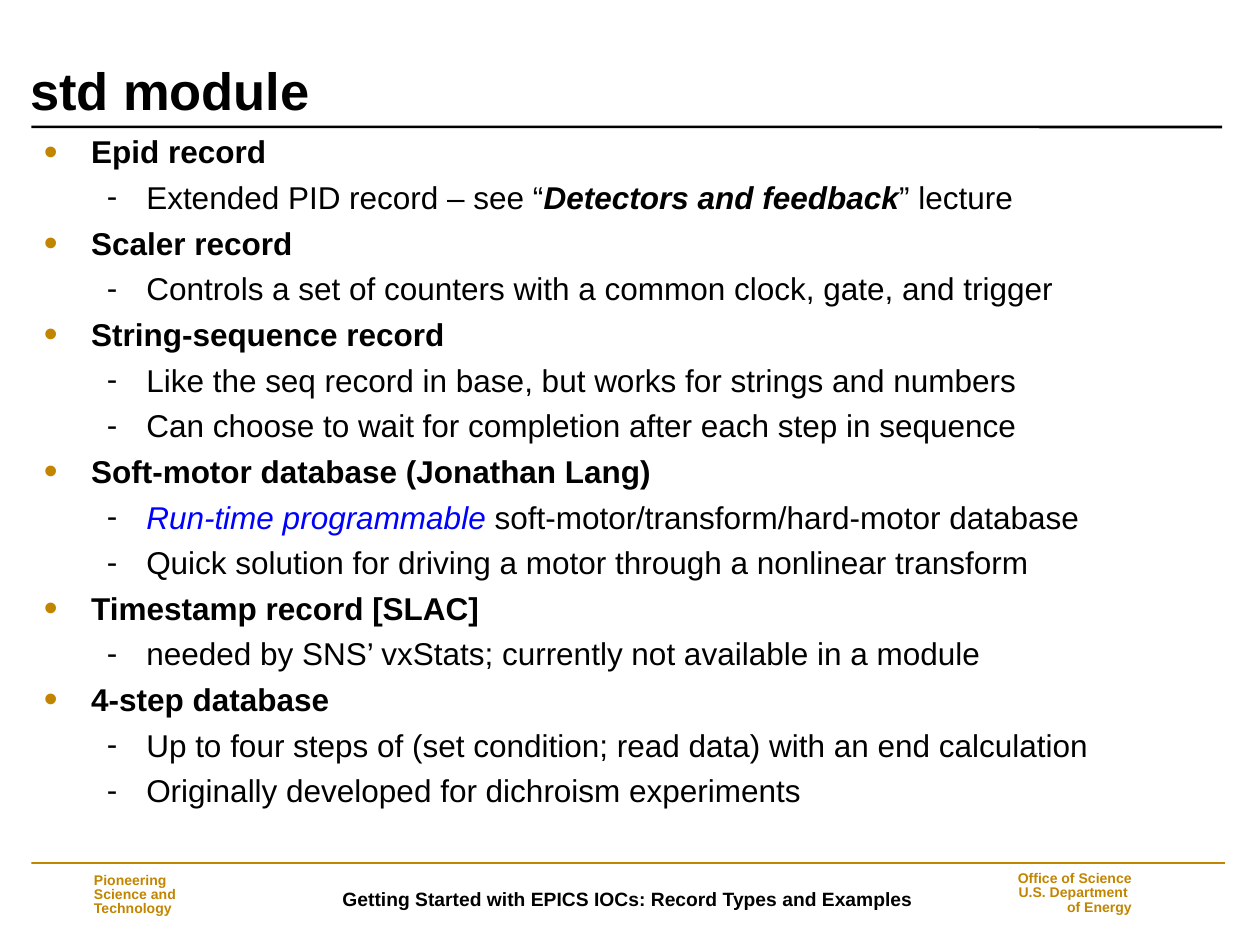
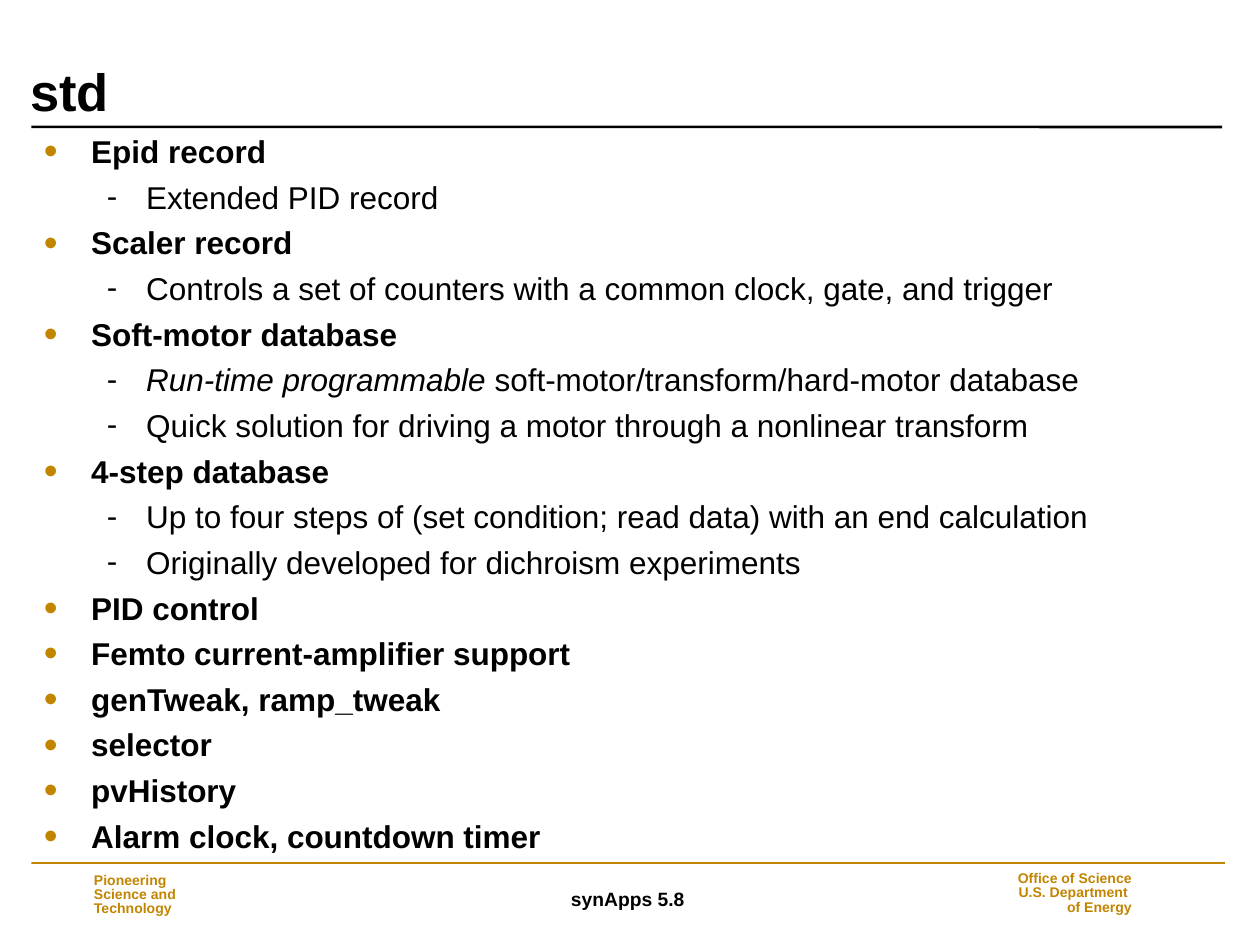
Before and after one commit to EPICS-synApps/support, a slide deck: slide 40 of documentation/IntroToSynApps.ppt (slide 33 before the commit). Drawn at 1260x945 pixels with LibreOffice and Linux fonts; fonts in the diff are those of the drawing; background and template pictures are left out. Boxes give left, top, right and bottom in pixels: in the first picture for what was removed or moved away, otherwise in the second. Text is boxed around its words. In the diff, an @@ line names an element or a change of style, - is before the commit and + after.

Commit message:
synApps_5_8

```diff
--- a/documentation/IntroToSynApps.ppt
+++ b/documentation/IntroToSynApps.ppt
@@ title at (x1=30, y1=73, x2=109, y2=112): text changed @@
-std module
+std
@@ text at (x1=146, y1=186, x2=438, y2=210): text changed @@
-  – Extended PID record – see “Detectors and feedback” lecture
+  – Extended PID record
@@ text at (x1=91, y1=323, x2=397, y2=347): text changed; bold on @@
-• String-sequence record
-  – Like the seq record in base, but works for strings and numbers
-  – Can choose to wait for completion after each step in sequence
-• Soft-motor database (Jonathan Lang)
+• Soft-motor database
@@ text at (x1=146, y1=368, x2=1079, y2=397): text colour #0000FF to #000000 in "Run-time programmable" @@
@@ text at (x1=91, y1=597, x2=980, y2=671): paragraphs removed @@
-• Timestamp record [SLAC]
-  – needed by SNS’ vxStats; currently not available in a module
@@ text at (x1=91, y1=597, x2=570, y2=853): paragraphs added @@
+• PID control
+• Femto current-amplifier support
+• genTweak, ramp_tweak
+• selector
+• pvHistory
+• Alarm clock, countdown timer
@@ text at (x1=571, y1=892, x2=685, y2=910): text changed @@
-Getting Started with EPICS IOCs: Record Types and Examples
+synApps 5.8
```
Also in this commit, not shown: 36 other slides changed, 13 slides added, 4 slides removed.
